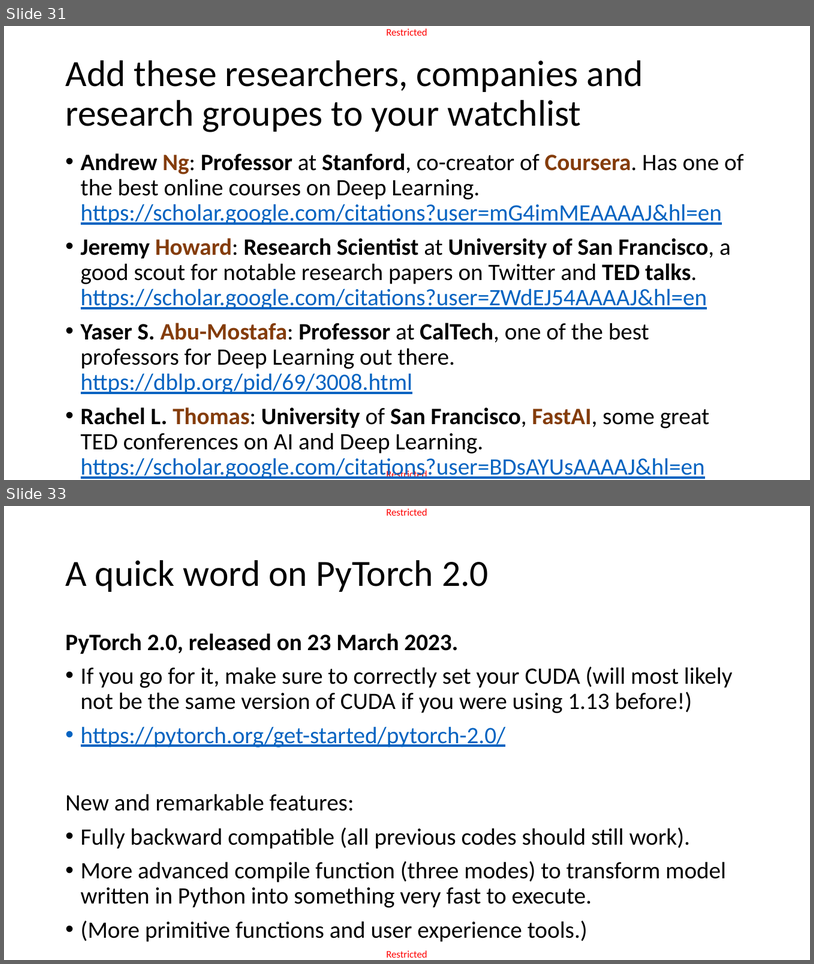
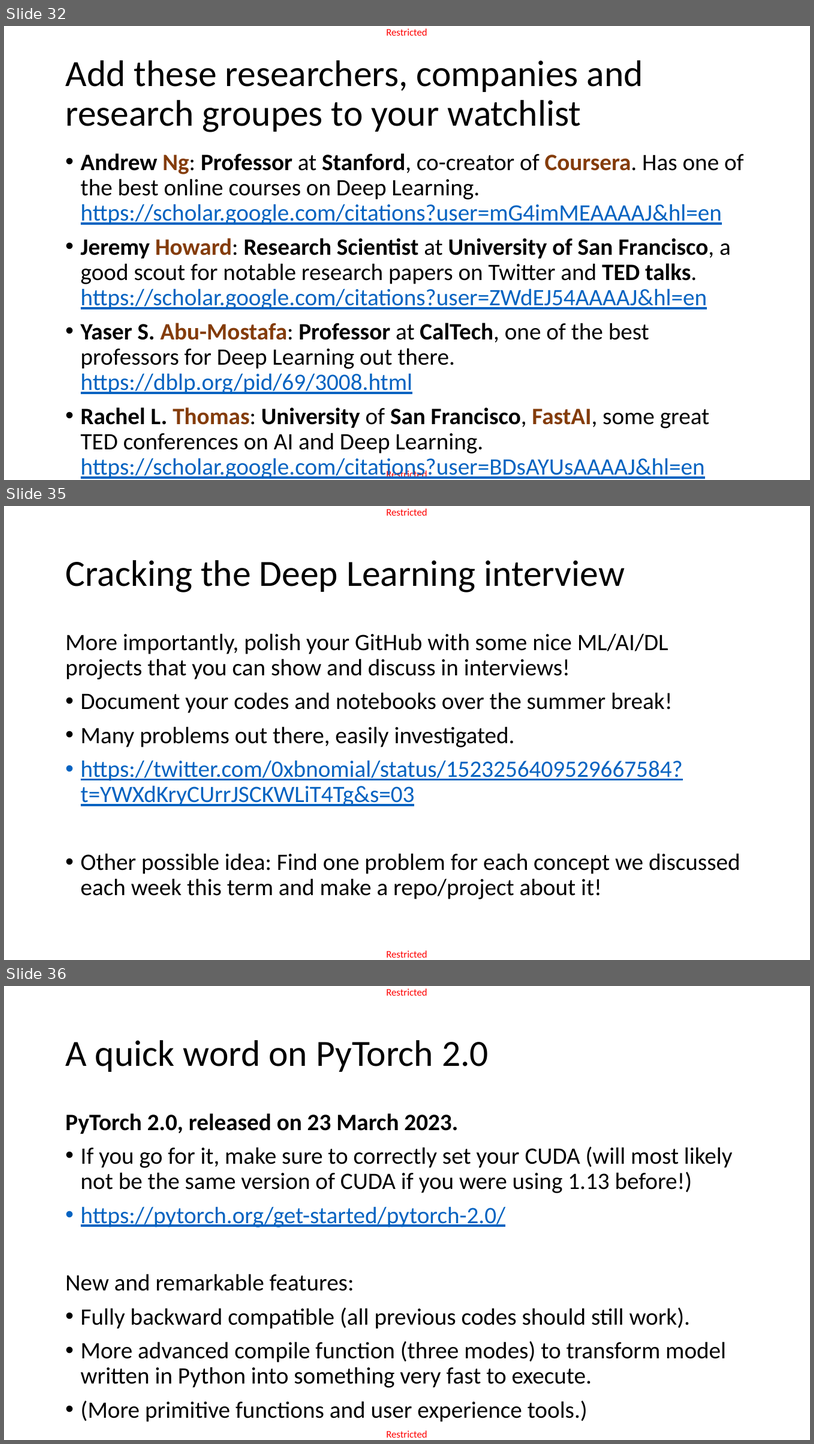
Before and after one commit to matthieudemari/SUTD_DL_50_039, a slide deck: W12/3. W12S3 final/W12S3.pptx. Shown one above the other, each under a label of ours: slides 31 and 33 before the commit, slides 32, 35 and 36 after it; the slides between them are not shown. The pictures are 814x964 and 814x1444 pixels, drawn with LibreOffice and Linux fonts; fonts in the diff are those of the drawing. Boxes give left, top, right and bottom in pixels: in the first picture for what was removed or moved away, otherwise in the second. Text is boxed around its words. In the diff, an @@ line names an element or a change of style, - is before the commit and + after.

```diff
--- a/W12/3. W12S3 final/W12S3.pptx
+++ b/W12/3. W12S3 final/W12S3.pptx
@@ slide 35 added at [4,506,810,960], background #FFFFFF; not listed: 2 template elements that a slide beside it also shows @@
@@ title added at [65,560,625,592], 44 pt, text #000000 @@
+Cracking the Deep Learning interview
@@ text added at [65,633,741,899], 28 pt, text #000000 @@
+More importantly, polish your GitHub with some nice ML/AI/DL projects that you can show and discuss in interviews!
+• Document your codes and notebooks over the summer break!
+• Many problems out there, easily investigated.
+• https://twitter.com/0xbnomial/status/1523256409529667584?t=YWXdKryCUrrJSCKWLiT4Tg&s=03
+• Other possible idea: Find one problem for each concept we discussed each week this term and make a repo/project about it!
@@ what was slide 31 is now slide 32 @@
@@ what was slide 33 is now slide 36 @@
```
Also in this commit, not shown: 13 slides changed, 2 other slides added, 6 other files.
